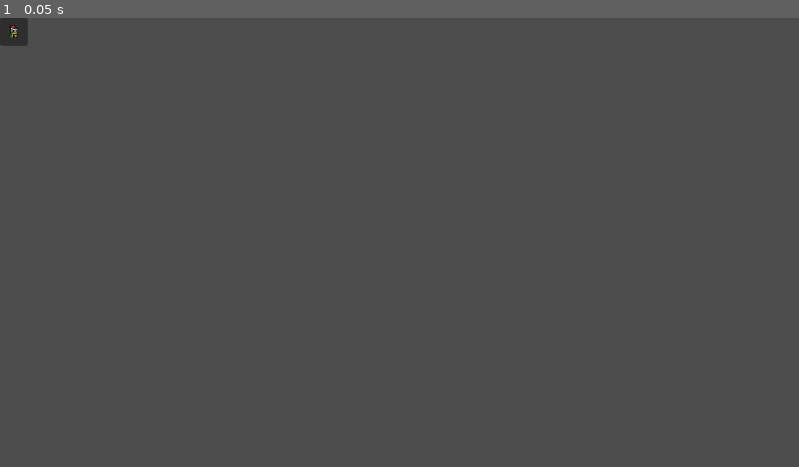
Above: before the commit, frame 1.
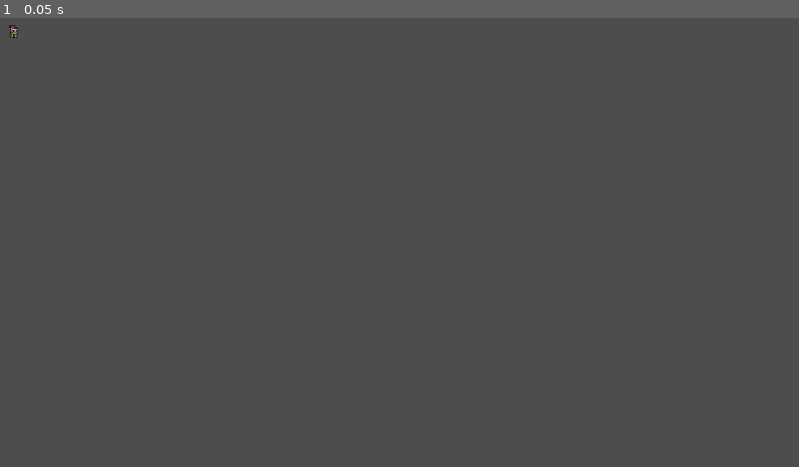
Above: after the commit, the same moment.

Repository: IES-Rafael-Alberti/GameOff2024RogueLab
Game: Godot game, scene res://scenes/prueva_movimiento.tscn
Two runs of this game, one before a commit and one after it. Both use one fixed random seed, a clock stepped at 60 frames per second and the inputs below.
Inputs:
- Up to frame 1 (0.05 s): no input

The runs differ from the first frame. In frame 1, 0.2% of the frame differs, in the area x 0-4%, y 0-7%.

Commit message:
Main Menu Scene Init

Diff:
--- /dev/null
+++ b/assets/materials/theme.tres
@@ -0,0 +1,7 @@
+[gd_resource type="Theme" load_steps=2 format=3 uid="uid://cvmak1jhnujhy"]
+
+[sub_resource type="StyleBoxFlat" id="StyleBoxFlat_ph12y"]
+bg_color = Color(0.980896, 0.000487083, 0.922399, 1)
+
+[resource]
+MarginContainer/styles/po = SubResource("StyleBoxFlat_ph12y")
--- /dev/null
+++ b/scenes/main_menu.tscn
@@ -0,0 +1,29 @@
+[gd_scene load_steps=2 format=3 uid="uid://c81cochri1mrt"]
+
+[ext_resource type="Theme" uid="uid://cvmak1jhnujhy" path="res://assets/materials/theme.tres" id="1_sm8pn"]
+
+[node name="MainMenu" type="MarginContainer"]
+anchors_preset = -1
+anchor_right = 1.0
+anchor_bottom = 1.0
+grow_horizontal = 2
+grow_vertical = 2
+theme = ExtResource("1_sm8pn")
+
+[node name="ColorRect" type="ColorRect" parent="."]
+layout_mode = 2
+color = Color(1, 0, 1, 1)
+
+[node name="MarginContainer" type="MarginContainer" parent="."]
+layout_mode = 2
+theme_override_constants/margin_left = 275
+theme_override_constants/margin_top = 275
+theme_override_constants/margin_right = 275
+theme_override_constants/margin_bottom = 275
+
+[node name="VBoxContainer" type="VBoxContainer" parent="MarginContainer"]
+layout_mode = 2
+
+[node name="Button" type="Button" parent="MarginContainer/VBoxContainer"]
+layout_mode = 2
+text = "play"
--- a/scenes/prueva_movimiento.tscn
+++ b/scenes/prueva_movimiento.tscn
@@ -1,14 +1,8 @@
-[gd_scene load_steps=3 format=3 uid="uid://dqq6shoxeay2t"]
+[gd_scene load_steps=2 format=3 uid="uid://dqq6shoxeay2t"]
 
 [ext_resource type="PackedScene" uid="uid://bumaujc3plt5v" path="res://scenes/jugador.tscn" id="1_pxey0"]
-[ext_resource type="Script" path="res://scripts/CanvasManager.gd" id="2_jw1im"]
 
 [node name="prueva movimiento" type="Node2D"]
 
 [node name="jugador" parent="." instance=ExtResource("1_pxey0")]
 position = Vector2(20, 29)
-
-[node name="Canvas" type="PanelContainer" parent="."]
-offset_right = 40.0
-offset_bottom = 40.0
-script = ExtResource("2_jw1im")
--- a/scripts/CanvasManager.gd
+++ b/scripts/CanvasManager.gd
@@ -1,17 +1,38 @@
-extends PanelContainer
+extends Control
 
 var glitch_tv_effect:bool
 var vignet_effect:bool
 var vignet_effect_amount:int
 
-func glich_tv_effect_enable():
+@export var main_menu:PanelContainer
+@export var pause_menu:PanelContainer
+
+func set_glitch_effect(action:bool):
+	glitch_tv_effect=action
 	pass
 
-func vignet_effect_enable(amount: int):
+func set_vignet_effect(action:bool,amount:bool):
+	vignet_effect=action
+	vignet_effect_amount=amount
 	pass
 
-func glitch_tv_disable():
+func play_main_menu():
+
 	pass
 
-func vignet_effect_disable():
+func play_pause_menu():
+
 	pass
+
+func _process(delta: float) -> void:
+
+	if(glitch_tv_effect):
+		pass
+
+	if(vignet_effect):
+		pass
+
+
+
+
+	pass
